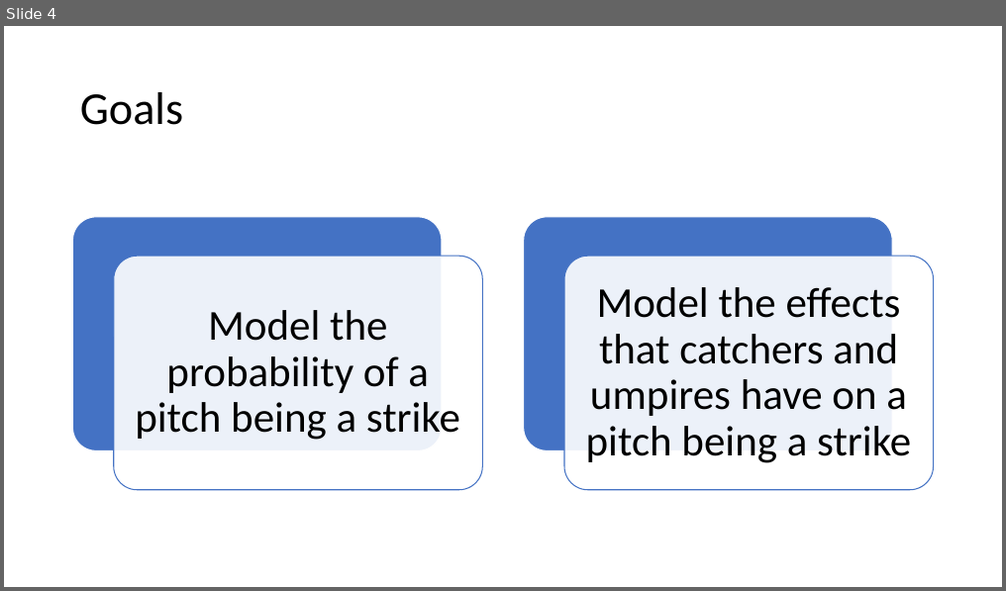
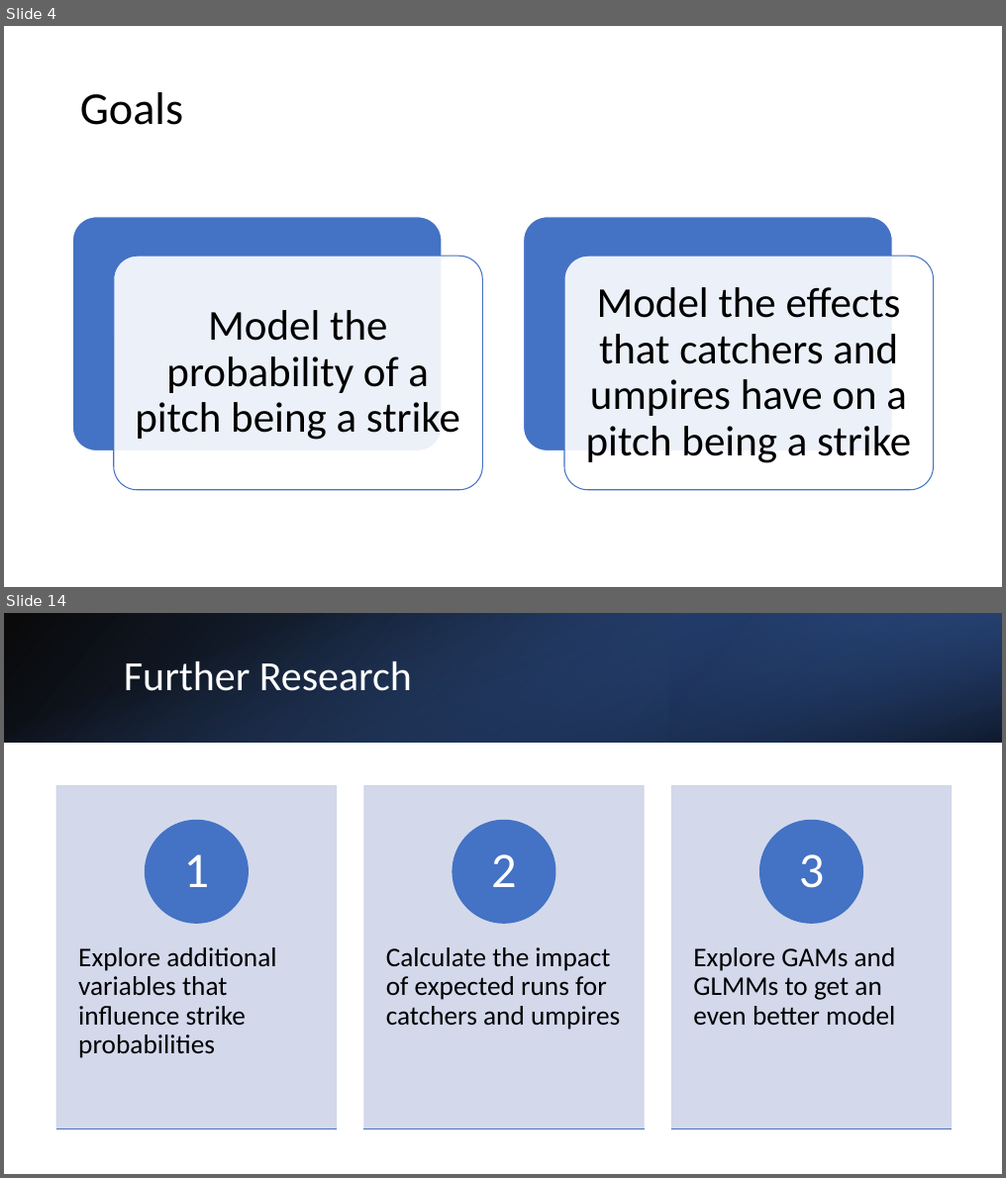
Before and after one commit to dteuscher1/Catcher-Framing, a slide deck: Framing_Presentation.pptx. Shown one above the other, each under a label of ours: slide 4 before the commit, slides 4 and 14 after it; the slides between them are not shown. The pictures are 1006x591 and 1006x1178 pixels, drawn with LibreOffice and Linux fonts; fonts in the diff are those of the drawing. Boxes give left, top, right and bottom in pixels: in the first picture for what was removed or moved away, otherwise in the second. Text is boxed around its words. In the diff, an @@ line names an element or a change of style, - is before the commit and + after.

```diff
--- a/Framing_Presentation.pptx
+++ b/Framing_Presentation.pptx
@@ slide 14 added at <box>4,613,1002,1174</box>, background #FFFFFF @@
@@ rectangle added at <box>4,613,1002,742</box>, fill gradient #000000 to #2F5597 @@
@@ rectangle added at <box>4,613,1002,742</box>, fill gradient #4472C4 to #000000 @@
@@ rectangle added at <box>669,613,1002,742</box>, fill gradient #203864 to #4472C4 @@
@@ title added at <box>124,662,412,691</box>, 40 pt, text #FFFFFF @@
+Further Research
@@ group added at <box>56,786,951,1130</box>: 6 rectangles, 6 texts, 3 ellipses @@
+Explore additional variables that influence strike probabilities
+1
+Calculate the impact of expected runs for catchers and umpires
+2
+Explore GAMs and GLMMs to get an even better model
+3
```
Also in this commit, not shown: 10 other slides added, 1 slide removed, 1 other file.
